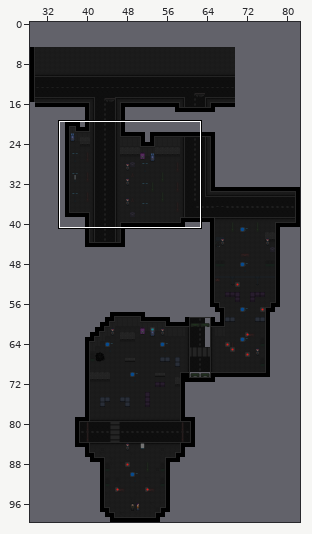
An edit to a level. Tiled map, src/ZeroFootprintSociety/Content/Maps2/DarkAlley.tmx. The first picture is a wide view before the edit; the outline marks the close-up.
Close-up. Before the commit:
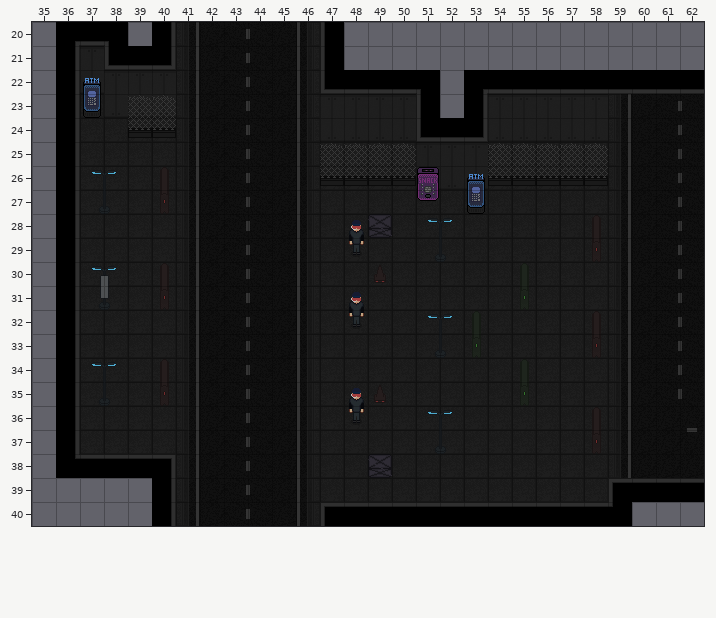
Cells are 24x24 px. Shown: x 35..62, y 20..40. The commit also changed other parts of the map, which this record leaves out.
The same view after the edit:
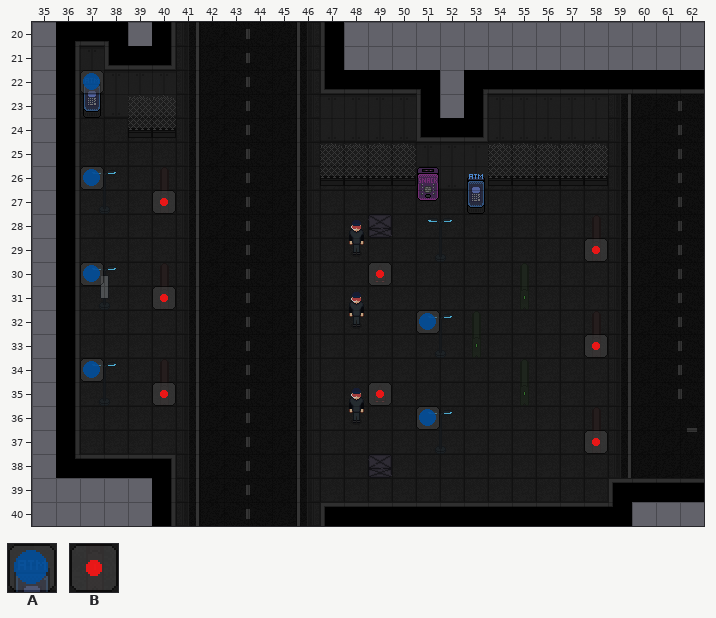
Key: from "PostFX": A 0, B 9.
_ is an empty cell.
See-through tiles are keyed as they look on the map.
Diff:
Layer "PostFX1":
Tile A now appears in row 22 at x 37; in row 26 at x 37; in row 30 at x 37; in row 32 at x 51; in row 34 at x 37; in row 36 at x 51.
Tile B now appears in row 27 at x 40; in row 29 at x 58; in row 30 at x 49; in row 31 at x 40; in row 33 at x 58; in row 35 at x 40 and 49.
Tile B now appears in row 37 at x 58.
